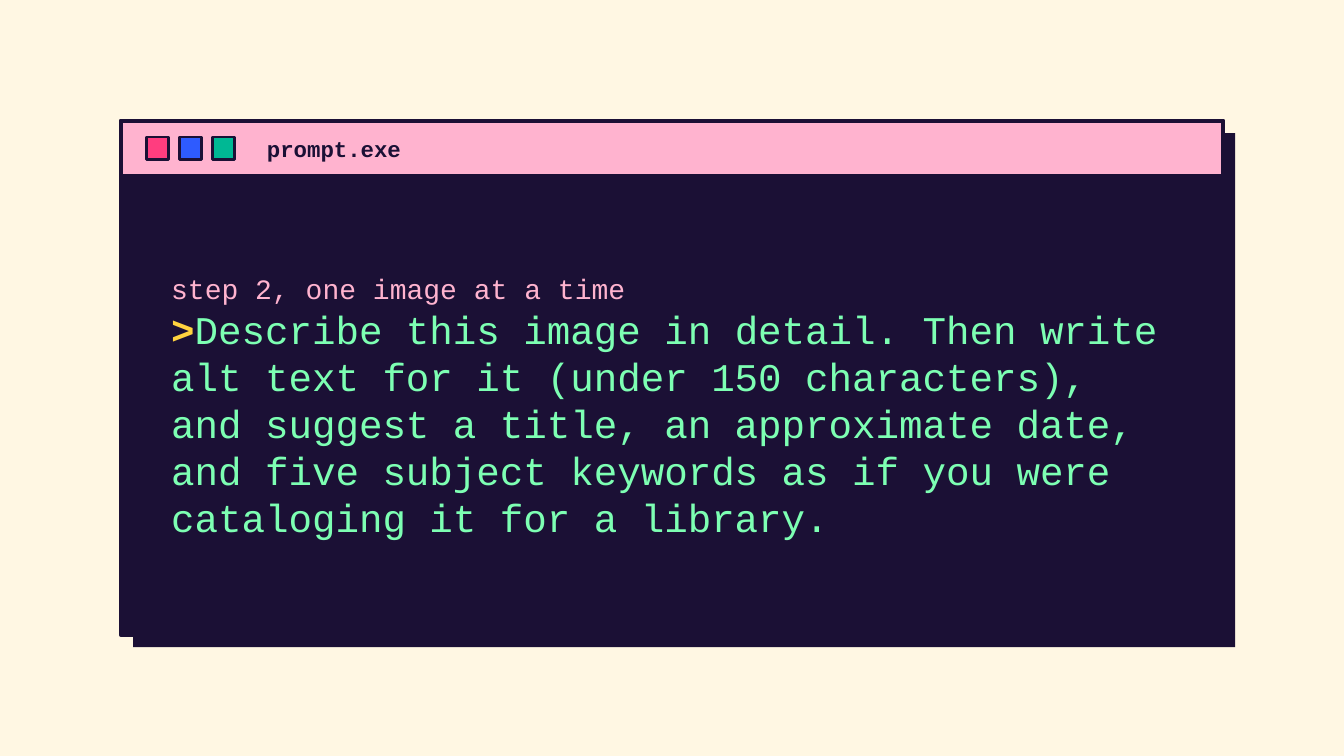
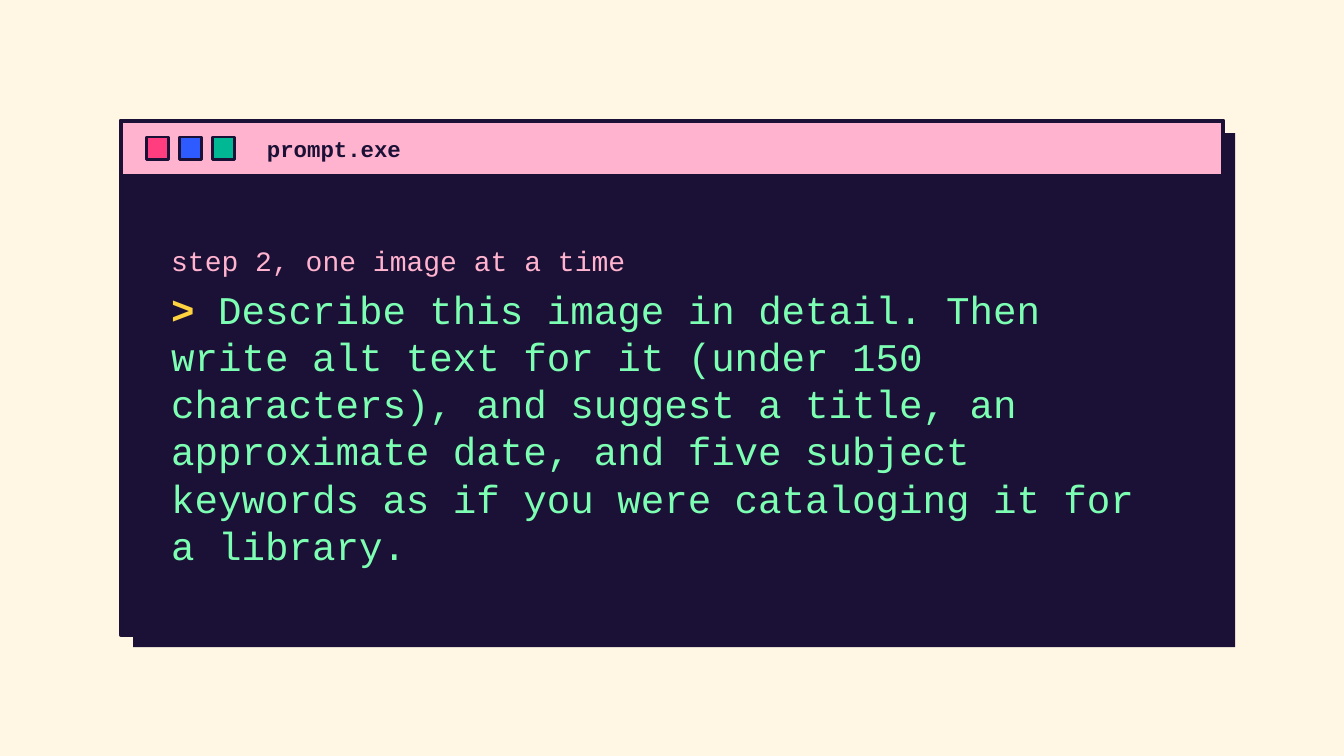
Before and after one commit to AMSUCF/HumanitiesAI, a slide deck: slide 27 of undergrad/slides/modulefive.pptx. Drawn at 1344x756 pixels with LibreOffice and Linux fonts; fonts in the diff are those of the drawing. Boxes give left, top, right and bottom in pixels: in the first picture for what was removed or moved away, otherwise in the second. Text is boxed around its words. In the diff, an @@ line names an element or a change of style, - is before the commit and + after.

```diff
--- a/undergrad/slides/modulefive.pptx
+++ b/undergrad/slides/modulefive.pptx
@@ text at (171,296,1133,568): text changed @@
->Describe this image in detail. Then write alt text for it (under 150 characters), and suggest a title, an approximate date, and five subject keywords as if you were cataloging it for a library.
+> Describe this image in detail. Then write alt text for it (under 150 characters), and suggest a title, an approximate date, and five subject keywords as if you were cataloging it for a library.
```
Also in this commit, not shown: 22 other slides changed, 10 other files.
